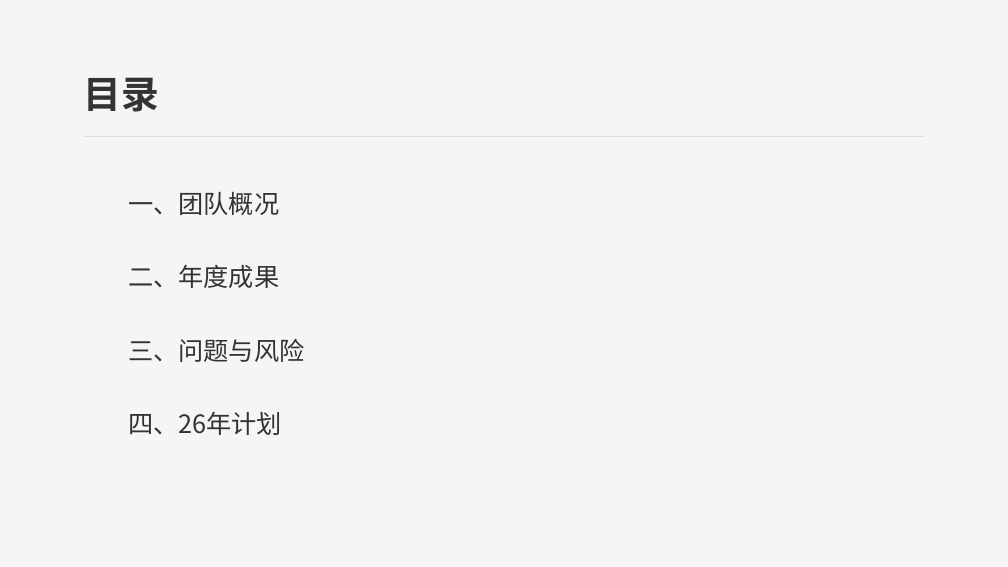
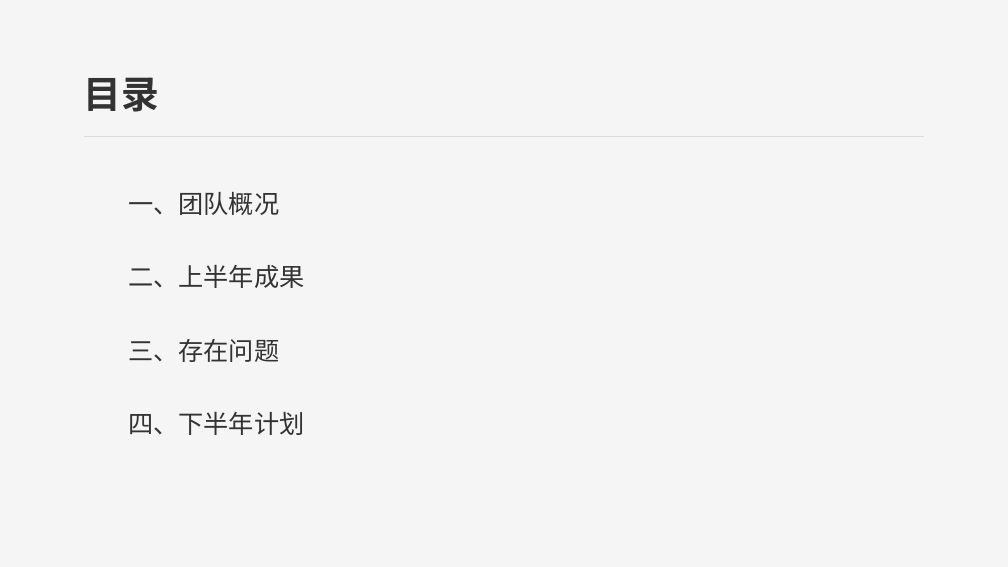
Before and after one commit to 543229143/ai_study, a slide deck: slide 2 of 26/2026年中汇报-研发部-账务组-赵鑫.pptx. Drawn at 1008x567 pixels with LibreOffice and Linux fonts; fonts in the diff are those of the drawing. Boxes give left, top, right and bottom in pixels: in the first picture for what was removed or moved away, otherwise in the second. Text is boxed around its words. In the diff, an @@ line names an element or a change of style, - is before the commit and + after.

```diff
--- a/26/2026年中汇报-研发部-账务组-赵鑫.pptx
+++ b/26/2026年中汇报-研发部-账务组-赵鑫.pptx
@@ text at bbox=[128, 265, 304, 288]: text changed @@
-二、年度成果
+二、上半年成果
@@ text at bbox=[128, 339, 279, 362]: text changed @@
-三、问题与风险
+三、存在问题
@@ text at bbox=[128, 412, 304, 435]: text changed @@
-四、26年计划
+四、下半年计划
```
Also in this commit, not shown: 6 other slides changed, 13 slides added, 11 slides removed, 5 other files.
